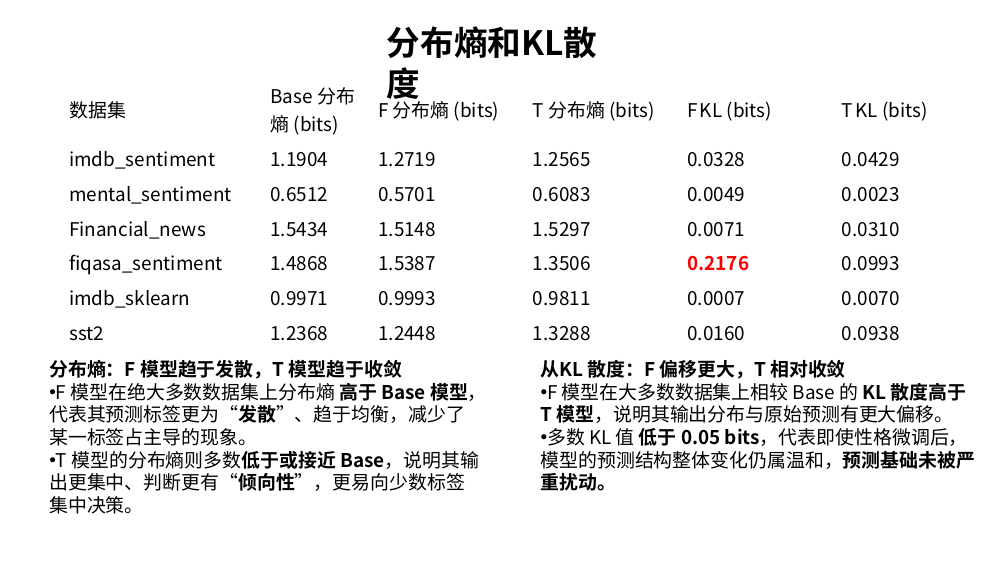
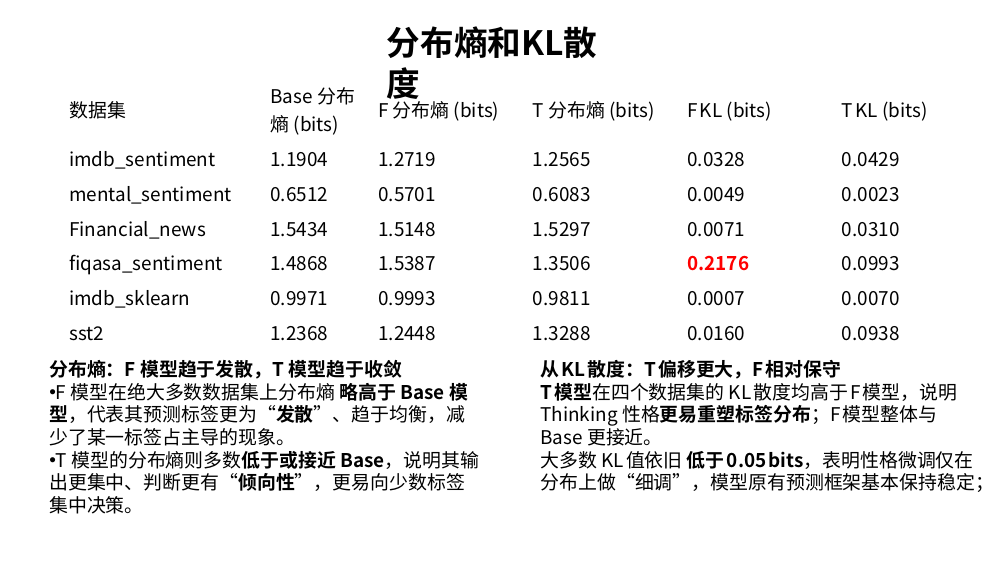
Before and after one commit to Niklauseik/personality-dpo, a slide deck: slide 7 of presentation.pptx. Drawn at 1008x567 pixels with LibreOffice and Linux fonts; fonts in the diff are those of the drawing. Boxes give left, top, right and bottom in pixels: in the first picture for what was removed or moved away, otherwise in the second. Text is boxed around its words. In the diff, an @@ line names an element or a change of style, - is before the commit and + after.

Commit message:
pptx

```diff
--- a/presentation.pptx
+++ b/presentation.pptx
@@ text at bbox=[49, 383, 468, 446]: text changed @@
-• F 模型在绝大多数数据集上分布熵 高于 Base 模型，代表其预测标签更为“发散”、趋于均衡，减少了某一标签占主导的现象。
+• F 模型在绝大多数数据集上分布熵 略高于 Base 模型，代表其预测标签更为“发散”、趋于均衡，减少了某一标签占主导的现象。
@@ text at bbox=[541, 360, 995, 492]: text changed @@
-从KL 散度：F 偏移更大，T 相对收敛
-• F 模型在大多数数据集上相较 Base 的 KL 散度高于 T 模型，说明其输出分布与原始预测有更大偏移。
-• 多数 KL 值 低于 0.05 bits，代表即使性格微调后，模型的预测结构整体变化仍属温和，预测基础未被严重扰动。
+从 KL 散度：T 偏移更大，F 相对保守
+T 模型在四个数据集的 KL 散度均高于 F 模型，说明 Thinking 性格更易重塑标签分布；F 模型整体与 Base 更接近。
+大多数 KL 值依旧 低于 0.05 bits，表明性格微调仅在分布上做“细调”，模型原有预测框架基本保持稳定；
```
Also in this commit, not shown: 1 slide added.
